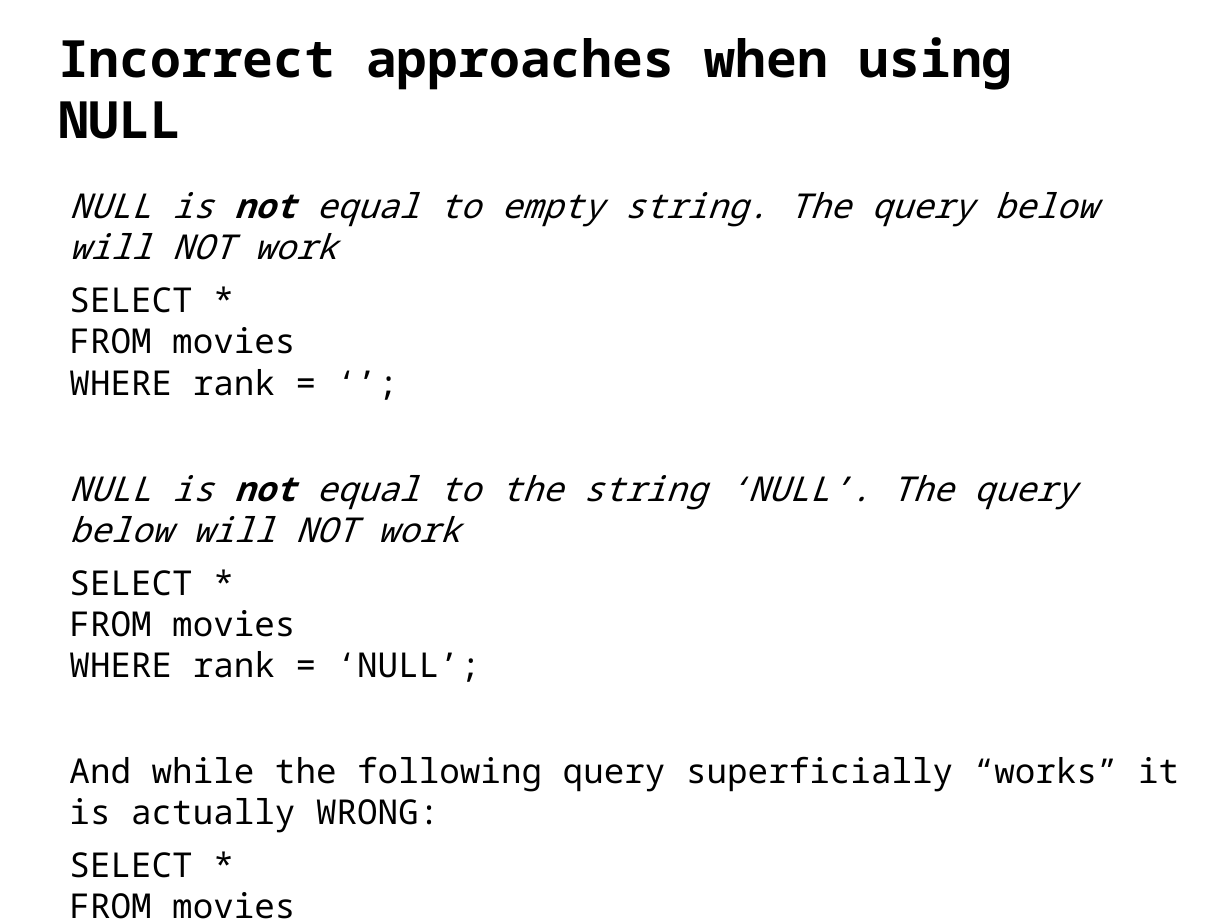
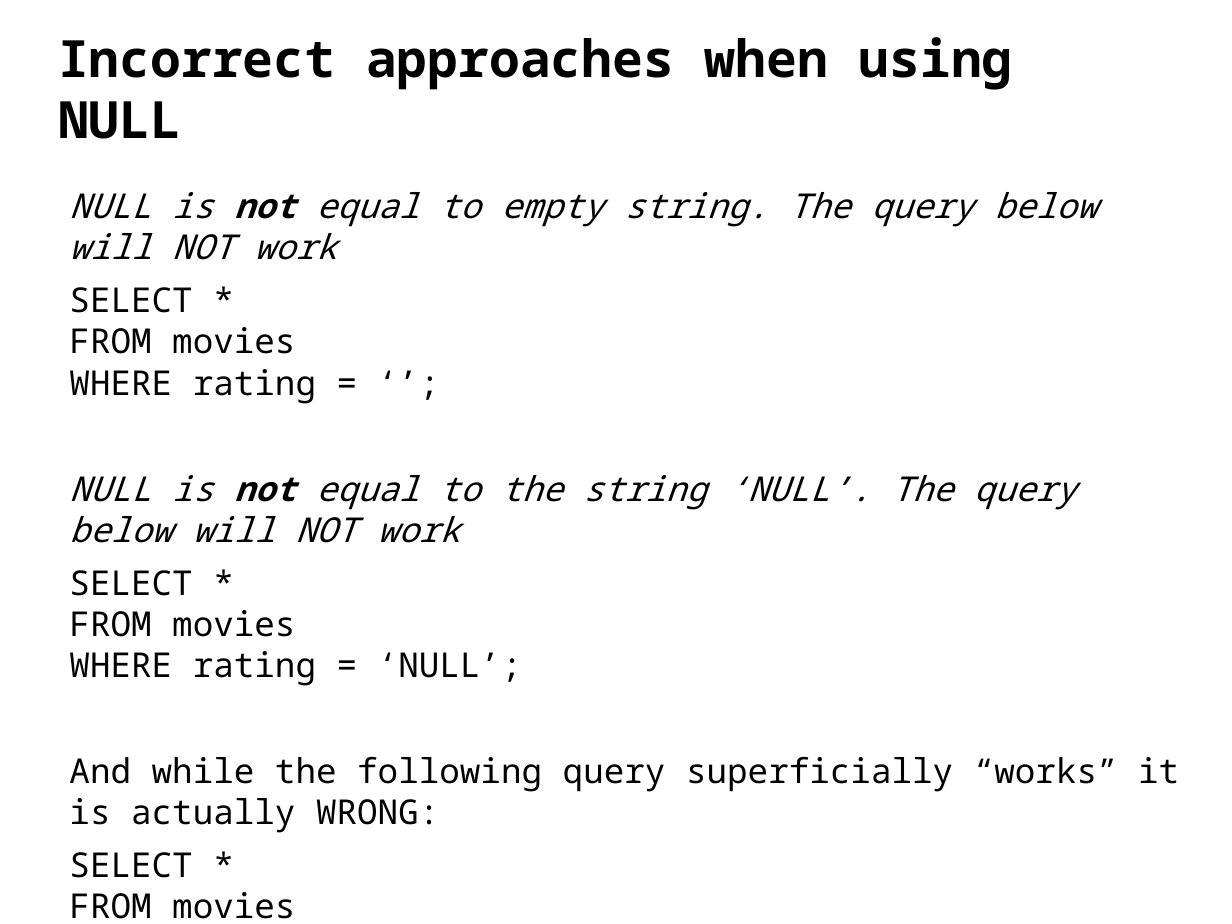
Before and after one commit to ipeirotis/introduction-to-databases, a slide deck: slide 16 of session3/B3-SQL_Filtering.pptx. Drawn at 1232x924 pixels with LibreOffice and Linux fonts; fonts in the diff are those of the drawing. Boxes give left, top, right and bottom in pixels: in the first picture for what was removed or moved away, otherwise in the second. Text is boxed around its words. In the diff, an @@ line names an element or a change of style, - is before the commit and + after.

```diff
--- a/session3/B3-SQL_Filtering.pptx
+++ b/session3/B3-SQL_Filtering.pptx
@@ text at <box>69,287,316,404</box>: text changed @@
-SELECT *
-FROM movies
-WHERE rank = ‘’;
+SELECT *
+FROM movies
+WHERE rating = ‘’;
@@ text at <box>69,570,522,686</box>: text changed @@
-SELECT *
-FROM movies
-WHERE rank = ‘NULL’;
+SELECT *
+FROM movies
+WHERE rating = ‘NULL’;
```
Also in this commit, not shown: 2 other slides changed.
